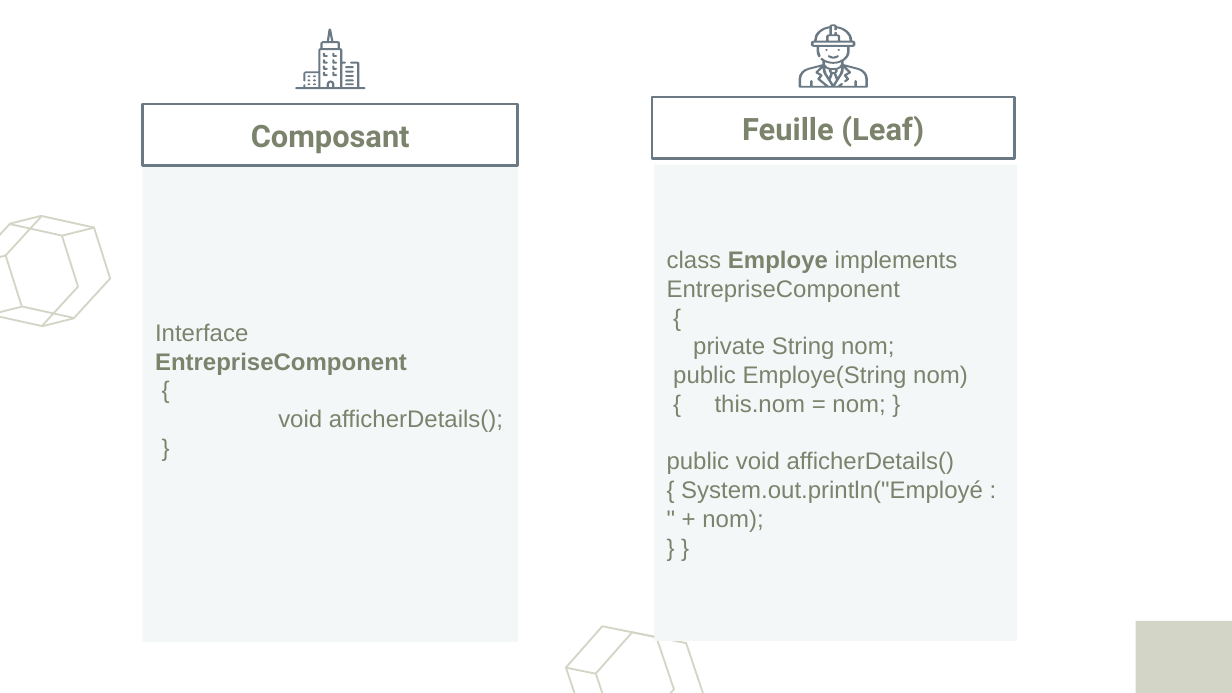
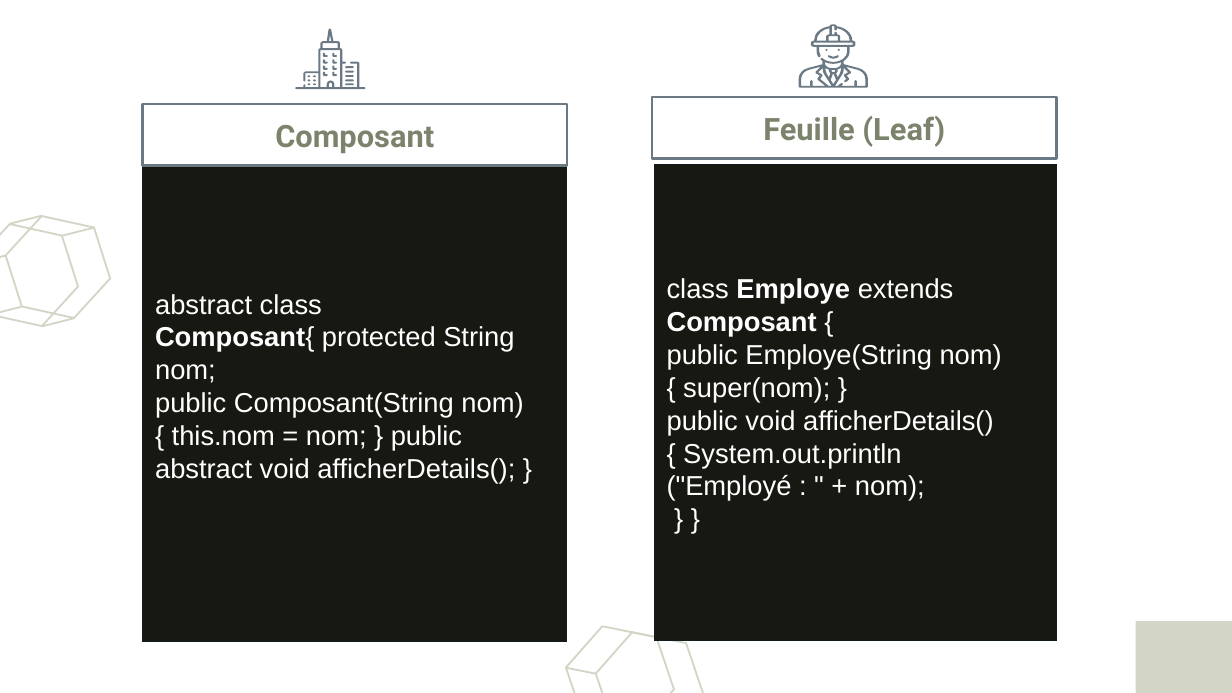
Before and after one commit to Abdelkarim-01/sdesign-pattern, a slide deck: slide 19 of DesignPatternsJEE1.pptx (slide 18 before the commit). Drawn at 1232x693 pixels with LibreOffice and Linux fonts; fonts in the diff are those of the drawing. Boxes give left, top, right and bottom in pixels: in the first picture for what was removed or moved away, otherwise in the second. Text is boxed around its words. In the diff, an @@ line names an element or a change of style, - is before the commit and + after.

```diff
--- a/DesignPatternsJEE1.pptx
+++ b/DesignPatternsJEE1.pptx
@@ subtitle "Composant": place and size @@
-subtitle "Composant" at [143, 103, 517, 165]
+subtitle "Composant" at [143, 103, 567, 165]
@@ subtitle "Feuille (Leaf)": place and size @@
-subtitle "Feuille (Leaf)" at [652, 97, 1014, 159]
+subtitle "Feuille (Leaf)" at [652, 97, 1057, 159]
@@ subtitle "abstract class Composant{ protected String ...": place and size @@
-subtitle "abstract class Composant{ protected String ..." at [143, 165, 517, 642]
+subtitle "abstract class Composant{ protected String ..." at [143, 165, 567, 642]
@@ subtitle "abstract class Composant{ protected String ..." at [143, 165, 567, 642]: fill #F3F7F8 to #171811; outline none to #121C1F 0.75 pt @@
@@ subtitle "class Employe extends Composant {": place and size @@
-subtitle "class Employe extends Composant {" at [654, 165, 1016, 642]
+subtitle "class Employe extends Composant {" at [654, 165, 1057, 642]
@@ subtitle "class Employe extends Composant {" at [654, 165, 1057, 642]: size 14 to 16 pt, text colour #7B836C to #FFFFFF in "} }"; fill #F3F7F8 to #171811; outline none to #121C1F 0.75 pt @@
@@ subtitle at [155, 294, 523, 484]: text changed; size 14 to 16 pt; text colour #7B836C to #FFFFFF @@
-Interface EntrepriseComponent
-{
-void afficherDetails();
-}
+abstract class Composant{ protected String nom;
+public Composant(String nom) { this.nom = nom; } public abstract void afficherDetails(); }
@@ subtitle at [667, 278, 1002, 501]: text changed; size 14 to 16 pt; text colour #7B836C to #FFFFFF @@
-class Employe implements EntrepriseComponent
-{
-private String nom;
-public Employe(String nom)
-{ this.nom = nom; }
-public void afficherDetails() { System.out.println("Employé : " + nom);
+class Employe extends Composant {
+public Employe(String nom) { super(nom); }
+public void afficherDetails() { System.out.println
+("Employé : " + nom);
```
Also in this commit, not shown: 7 other slides changed, 1 slide added.
